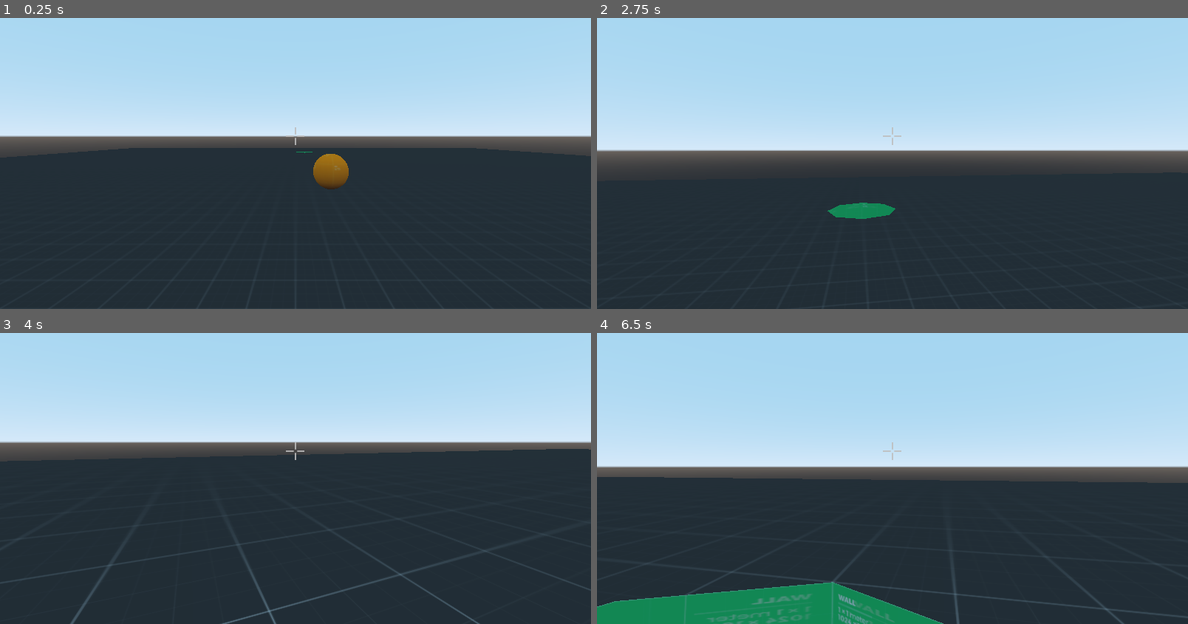
Above: before the commit, frames 1-4 (two rows, left to right).
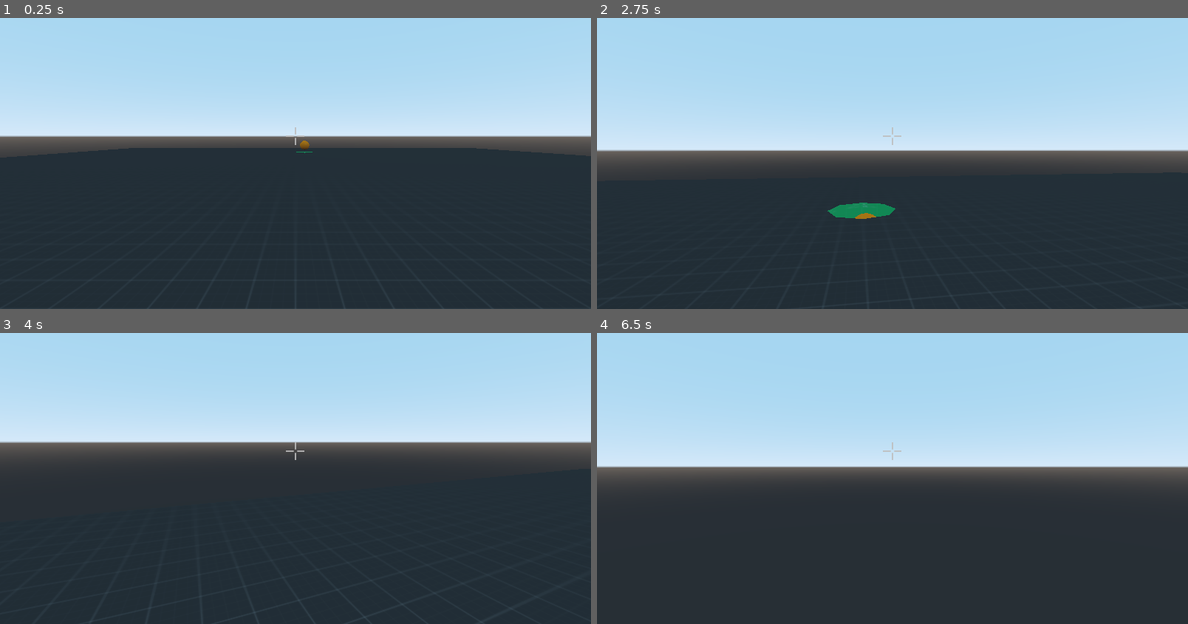
Above: after the commit, the same moments.

Repository: Datoh/RocketGolf
Game: Godot game, scene res://scenes/LevelTest.tscn
Same seed, same stepped clock (60 frames per second), same inputs: the game is played once before the commit and once after it.
Inputs (mouse positions are in pixels of both pictures, inside the frame that each line leads up to):
- Up to frame 1 (0.25 s): no input
- Up to frame 2 (2.75 s): move the mouse to (922, 134) at 0.52 s; hold Up (ui_up) from 0.53 s (still down); move the mouse to (862, 137) at 1.27 s; move the mouse to (904, 131) at 2.02 s
- Up to frame 3 (4 s): keep holding Up (ui_up); move the mouse to (289, 458) at 2.77 s; move the mouse to (336, 455) at 3.52 s
- Up to frame 4 (6.5 s): move the mouse to (845, 446) at 4.27 s; move the mouse to (898, 452) at 5.02 s; move the mouse to (868, 443) at 5.77 s; release Up (ui_up) at 5.78 s; hold Right (ui_right) from 5.78 s (still down)

The runs differ from the first frame. In frame 1, 0.6% of the frame differs, in the area x 50-59%, y 42-59%; in frame 2, less than 0.1%; in frame 3, 1.6%; in frame 4, 6.9%, in the area x 0-100%, y 49-100%.

Commit message:
[gameplay] Player cannot move the ball

Diff:
--- a/scenes/Ball.tscn
+++ b/scenes/Ball.tscn
@@ -11,8 +11,8 @@
 points = PoolVector3Array( 0, 0.5, 0, 0, 0.5, 0, 0, 0.5, 0, 0, 0.5, 0, 0, 0.5, 0, 0, 0.5, 0, 0, 0.5, 0, 0, 0.5, 0, 0, 0 …(68746 unchanged characters)…
 
 [node name="Ball" type="RigidBody"]
-collision_layer = 7
-collision_mask = 7
+collision_layer = 6
+collision_mask = 6
 
 [node name="MeshInstance" type="MeshInstance" parent="."]
 layers = 2147483649
@@ -21,3 +21,8 @@
 
 [node name="CollisionShape" type="CollisionShape" parent="."]
 shape = SubResource( 2 )
+
+[node name="StaticBody" type="StaticBody" parent="."]
+
+[node name="CollisionShape" type="CollisionShape" parent="StaticBody"]
+shape = SubResource( 2 )
--- a/scenes/LevelTest.tscn
+++ b/scenes/LevelTest.tscn
@@ -30,7 +30,7 @@
 transform = Transform( -4.37114e-08, 0, 1, 0, 1, 0, -1, 0, -4.37114e-08, 11, 1.5, 1 )
 
 [node name="Ball" parent="." instance=ExtResource( 4 )]
-transform = Transform( 1, 0, 0, 0, 1, 0, 0, 0, 1, 4, 2, 0 )
+transform = Transform( 1, 0, 0, 0, 1, 0, 0, 0, 1, -16, 2, 0 )
 
 [node name="Rockets" type="Spatial" parent="."]
 
